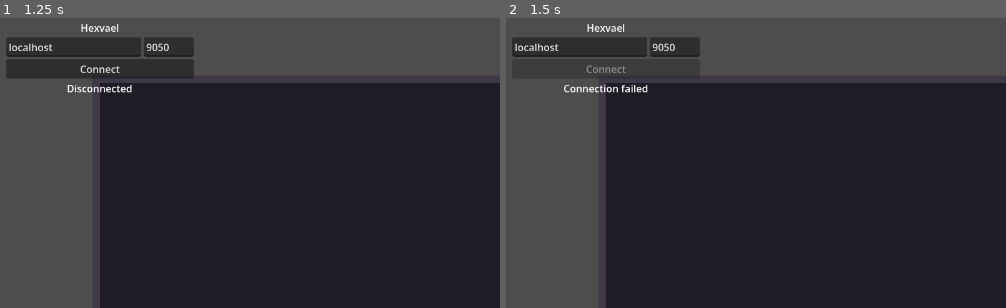
Above: before the commit, frames 1-2 (left to right).
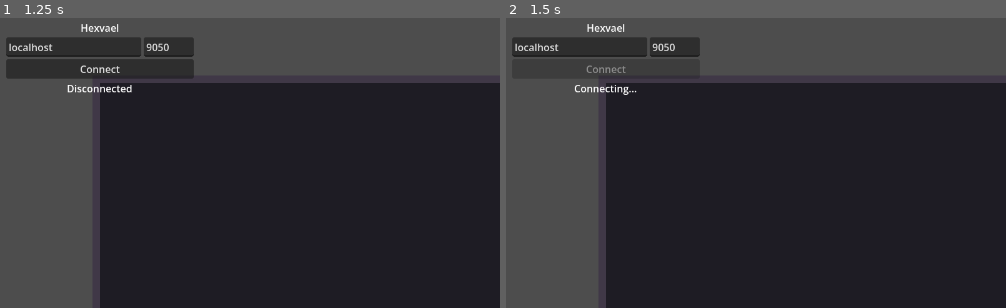
Above: after the commit, the same moments.

Repository: JacobLynch/hexvael
Game: Godot game, scene res://client.tscn
Same seed, same stepped clock (60 frames per second), same inputs: the game is played once before the commit and once after it.
Inputs (mouse positions are in pixels of both pictures, inside the frame that each line leads up to):
- Up to frame 1 (1.25 s): tap Enter at 0.5 s; move the mouse to (60, 171) at 0.52 s; hold W (move_up) from 0.53 s (still down); click (60, 171) at 0.6 s
- Up to frame 2 (1.5 s): release W (move_up) at 1.25 s; click "Connect" at 1.25 s

Frame 1 is identical in both runs. In frame 2, 0.3% of the frame differs, in the area x 11-29%, y 23-27%.

Commit message:
feat: add F2 toggle for auto-fire in dev mode

Diff:
--- a/godot/client_main.gd
+++ b/godot/client_main.gd
@@ -142,6 +142,18 @@
 		_update_enemy_proxies()
 
 
+func _unhandled_input(event: InputEvent) -> void:
+	if not _dev_mode:
+		return
+	if event is InputEventKey and event.pressed and event.keycode == KEY_F2:
+		_auto_fire = not _auto_fire
+		if _auto_fire:
+			_auto_fire_timer = 0.0  # Fire immediately on enable
+			print("Auto-fire ON")
+		else:
+			print("Auto-fire OFF")
+
+
 func _on_player_joined(player_id: int, spawn_position: Vector2):
 	_add_remote_proxy(player_id, spawn_position)
 
